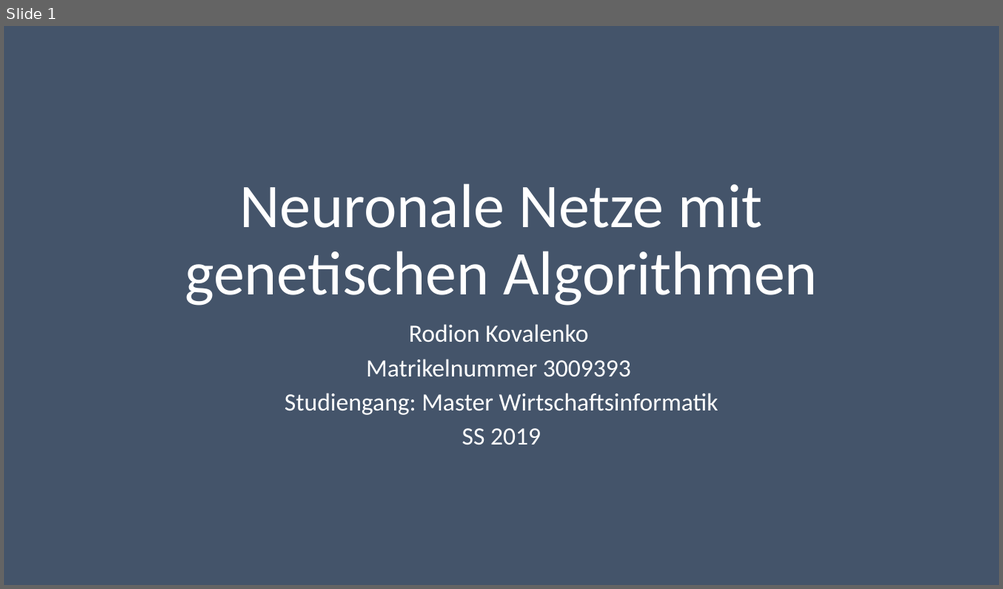
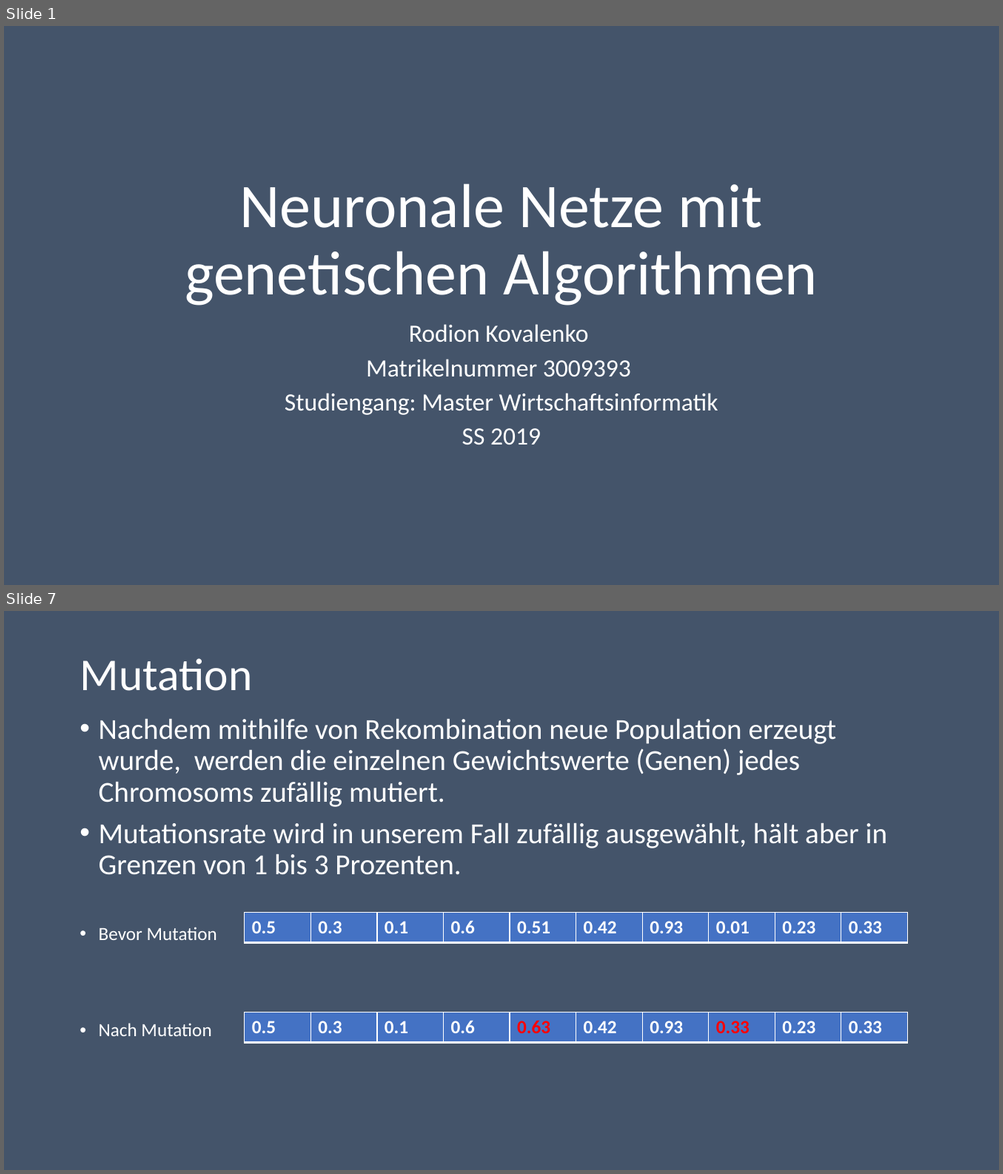
Before and after one commit to RodionKovalenko/gaFXGradle, a slide deck: gaFXGradle/AbgabeKovalenko/PrasentationKovalenko.pptx. Shown one above the other, each under a label of ours: slide 1 before the commit, slides 1 and 7 after it; the slides between them are not shown. The pictures are 1003x589 and 1003x1174 pixels, drawn with LibreOffice and Linux fonts; fonts in the diff are those of the drawing. Boxes give left, top, right and bottom in pixels: in the first picture for what was removed or moved away, otherwise in the second. Text is boxed around its words. In the diff, an @@ line names an element or a change of style, - is before the commit and + after.

```diff
--- a/gaFXGradle/AbgabeKovalenko/PrasentationKovalenko.pptx
+++ b/gaFXGradle/AbgabeKovalenko/PrasentationKovalenko.pptx
@@ slide 7 added at bbox=[4, 611, 999, 1170], background #44546A @@
@@ title added at bbox=[79, 658, 252, 691], 44 pt, text #FFFFFF @@
+Mutation
@@ text added at bbox=[99, 718, 888, 1037], 28 pt, text #FFFFFF @@
+• Nachdem mithilfe von Rekombination neue Population erzeugt wurde, werden die einzelnen Gewichtswerte (Genen) jedes Chromosoms zufällig mutiert.
+• Mutationsrate wird in unserem Fall zufällig ausgewählt, hält aber in Grenzen von 1 bis 3 Prozenten.
+• Bevor Mutation
+• Nach Mutation
@@ table added at bbox=[244, 912, 908, 943], 1 rows, 10 columns @@
+0.5 | 0.3 | 0.1 | 0.6 | 0.51 | 0.42 | 0.93 | 0.01 | 0.23 | 0.33
@@ table added at bbox=[244, 1012, 908, 1043], 1 rows, 10 columns @@
+0.5 | 0.3 | 0.1 | 0.6 | 0.63 | 0.42 | 0.93 | 0.33 | 0.23 | 0.33
```
Also in this commit, not shown: 3 slides changed, 3 other slides added, 1 slide removed, 31 other files.
